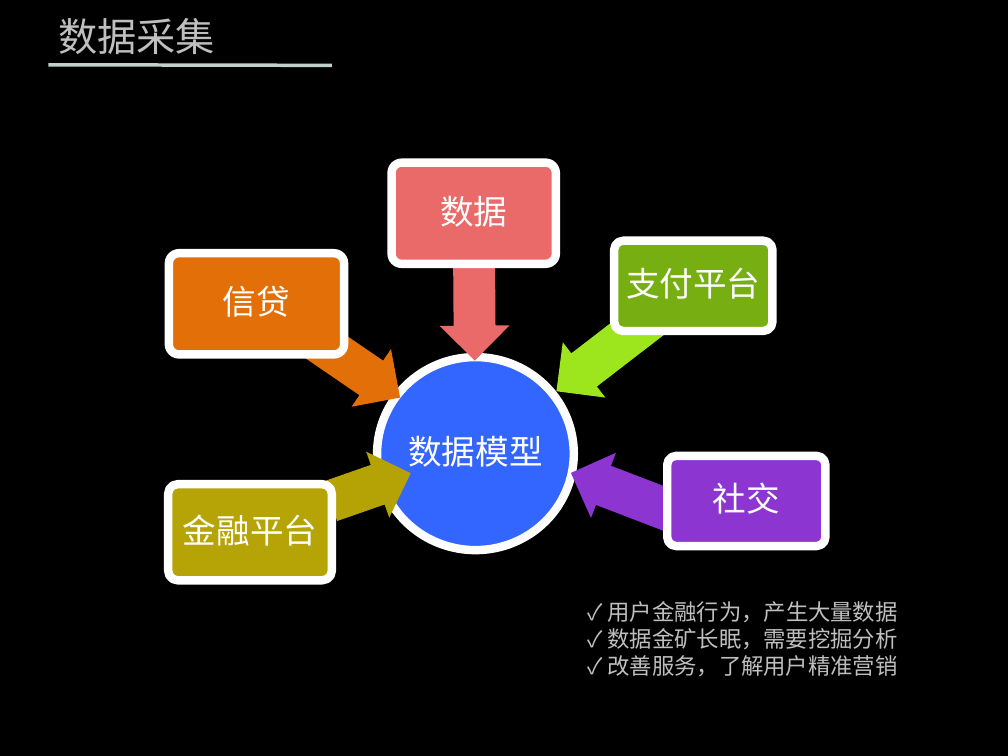
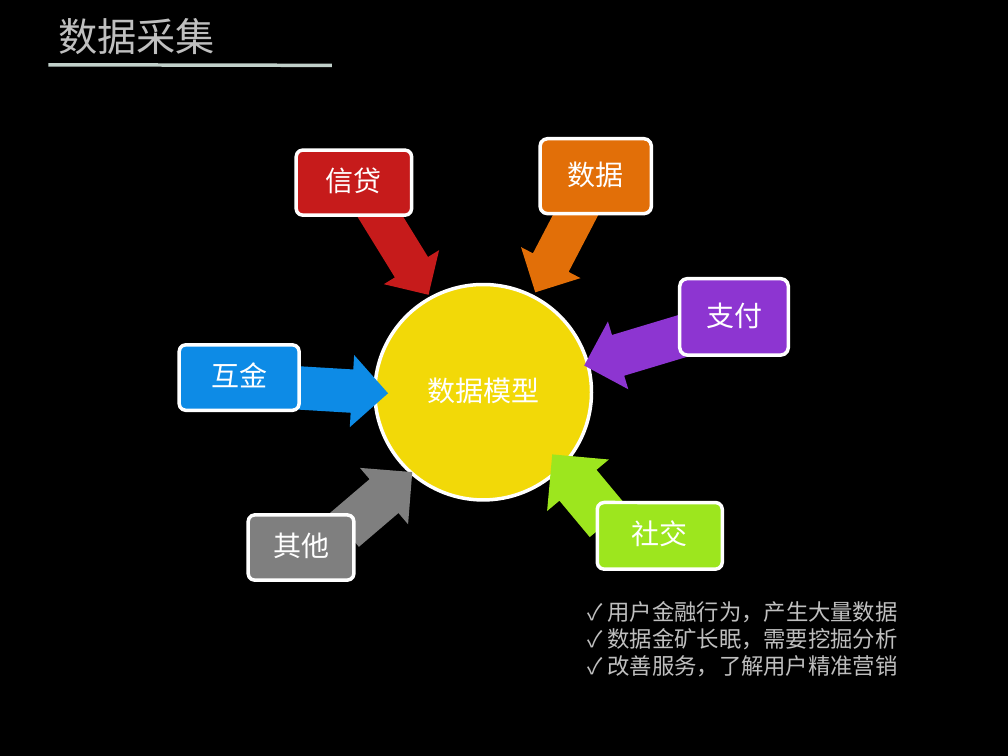
Before and after one commit to zhenghong/UBP, a slide deck: slide 3 of 营销.pptx. Drawn at 1008x756 pixels with LibreOffice and Linux fonts; fonts in the diff are those of the drawing; background and template pictures are left out. Boxes give left, top, right and bottom in pixels: in the first picture for what was removed or moved away, otherwise in the second. Text is boxed around its words. In the diff, an @@ line names an element or a change of style, - is before the commit and + after.

```diff
--- a/营销.pptx
+++ b/营销.pptx
@@ text "数据": place and size @@
-text "数据" at <box>440,196,507,227</box>
+text "数据" at <box>568,161,624,188</box>
@@ size 24 to 20 pt; less space between paragraphs in 4 elements at <box>427,377,539,404</box>, <box>632,520,688,547</box>, <box>568,161,624,188</box>, <box>326,167,382,194</box> @@
@@ text "信贷": place and size @@
-text "信贷" at <box>223,286,290,317</box>
+text "信贷" at <box>326,167,382,194</box>
@@ ellipse: place and size @@
-ellipse at <box>377,357,574,550</box>
+ellipse at <box>375,284,592,500</box>
@@ ellipse at <box>375,284,592,500</box>: fill #3366FF to #F2D908; outline #FFFFFF 6 pt to #FFFFFF 2.5 pt @@
@@ left arrow at <box>574,295,717,399</box>: fill #9DE61E to #8D35D1; rotation 322 to 343 degrees @@
@@ rounded rectangle: place and size @@
-rounded rectangle at <box>614,241,772,332</box>
+rounded rectangle at <box>679,278,788,355</box>
@@ rounded rectangle at <box>679,278,788,355</box>: fill #77AF14 to #8D35D1; outline #FFFFFF 6 pt to #FFFFFF 2.5 pt @@
@@ text "数据模型": place and size @@
-text "数据模型" at <box>408,435,542,474</box>
+text "数据模型" at <box>427,377,539,404</box>
@@ text at <box>706,302,762,329</box>: text changed; size 24 to 20 pt @@
-支付平台
+支付
@@ left arrow at <box>280,351,390,429</box>: fill #E26F08 to #0D8BE6; rotation 214 to 183 degrees @@
@@ left arrow at <box>320,444,436,558</box>: fill #B5A306 to #7F7F7F; rotation 160 to 139 degrees @@
@@ left arrow at <box>521,428,639,547</box>: fill #8D35D1 to #9DE61E; rotation 21 to 50 degrees @@
@@ group removed at <box>169,162,826,546</box>: 3 rounded rectangles, 1 text, 1 left arrow @@
-金融平台
@@ group added at <box>179,139,723,570</box>: 4 rounded rectangles, 2 texts, 2 left arrows @@
+其他
+互金
@@ text "社交": place and size @@
-text "社交" at <box>713,482,780,514</box>
+text "社交" at <box>632,520,688,547</box>
@@ rounded rectangle: place and size @@
-rounded rectangle at <box>168,484,332,580</box>
+rounded rectangle at <box>248,515,354,581</box>
@@ rounded rectangle at <box>248,515,354,581</box>: fill #B5A306 to #7F7F7F; outline #FFFFFF 6 pt to #FFFFFF 2.5 pt @@
```
Also in this commit, not shown: 3 other slides changed, 1 slide removed.
